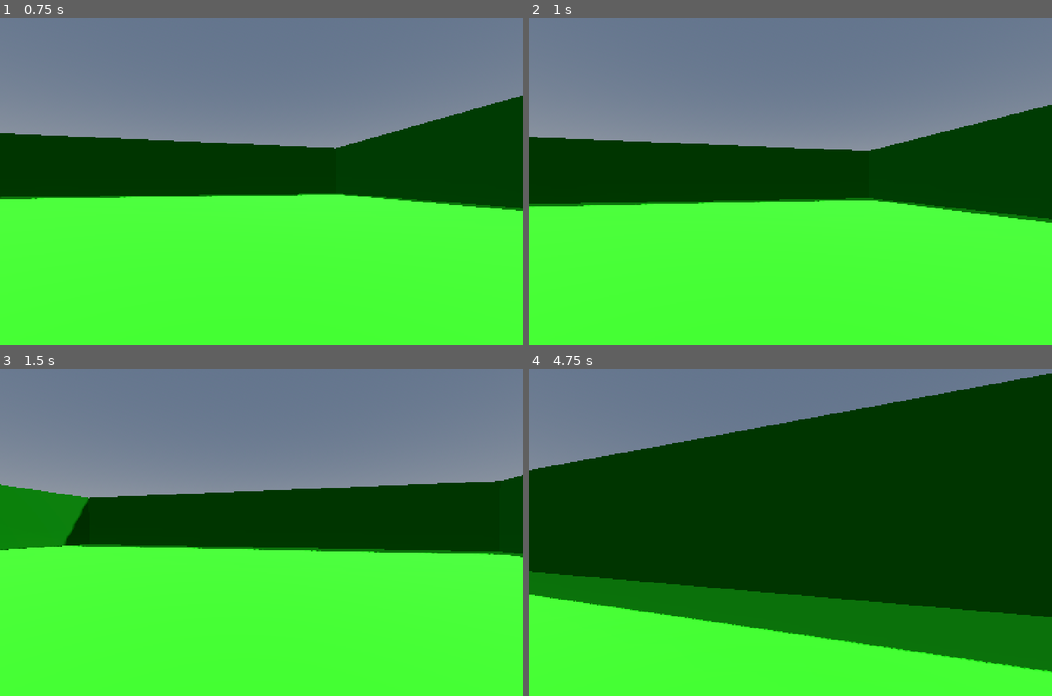
Above: before the commit, frames 1-4 (two rows, left to right).
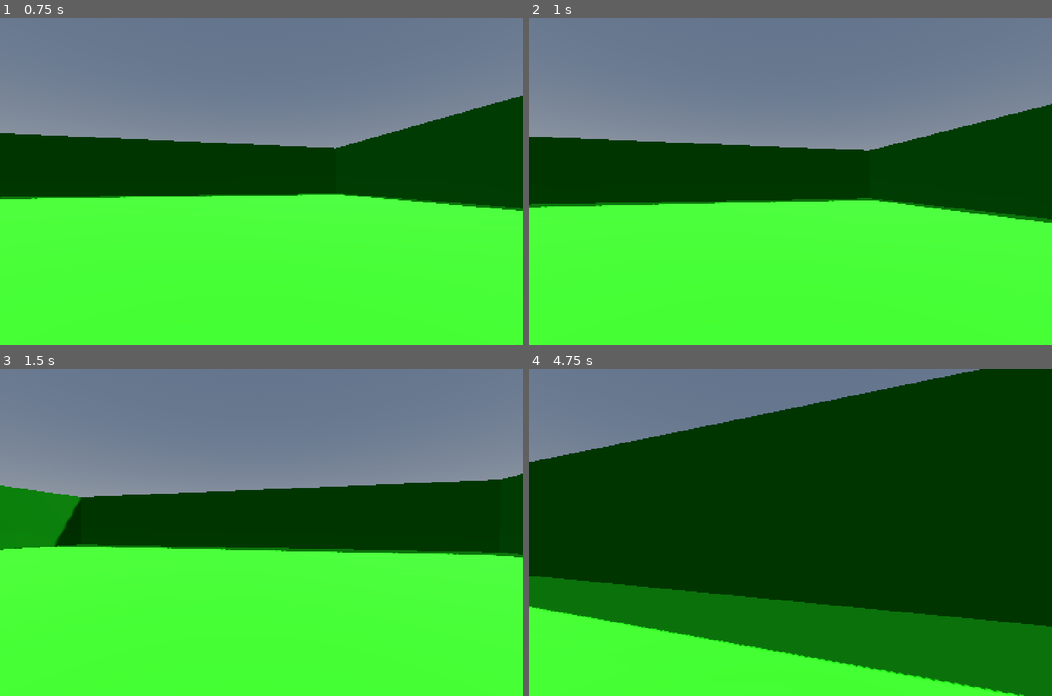
Above: after the commit, the same moments.

Repository: Rikki-Wallis/dark-arts
Game: Godot game, scene res://Scenes/world.tscn
Same seed, same stepped clock (60 frames per second), same inputs: the game is played once before the commit and once after it.
Inputs (mouse positions are in pixels of both pictures, inside the frame that each line leads up to):
- Up to frame 1 (0.75 s): move the mouse to (287, 181) at 0.52 s; hold W (Forward) from 0.53 s (still down); hold Shift (Sprint) from 0.53 s (still down)
- Up to frame 2 (1 s): keep holding W (Forward); keep holding Shift (Sprint); tap Space (Jump) at 0.77 s
- Up to frame 3 (1.5 s): keep holding W (Forward); move the mouse to (235, 532) at 1.27 s; release Shift (Sprint) at 1.28 s; tap Shift (Sprint) at 1.35 s
- Up to frame 4 (4.75 s): keep holding W (Forward); tap Space (Jump) at 1.52, 3.02, 3.77, 4.52 s; move the mouse to (800, 525) at 2.02 s; hold Shift (Sprint) 2.03-2.78 s; move the mouse to (785, 539) at 2.77 s; tap Shift (Sprint) at 2.85, 4.35 s; move the mouse to (827, 535) at 3.52 s; hold Shift (Sprint) 3.53-4.28 s; move the mouse to (748, 529) at 4.27 s

Frame 1 is identical in both runs. In frame 2, 0.3% of the frame differs, in the area x 0-100%, y 26-63%; in frame 3, 1.0%; in frame 4, 12%, in the area x 0-100%, y 0-100%.

Commit message:
0.1.3 - Add inertia to player

Diff:
--- a/stealth-roguelike/Scripts/player.gd
+++ b/stealth-roguelike/Scripts/player.gd
@@ -46,12 +46,18 @@
 	# As good practice, you should replace UI actions with custom gameplay actions.
 	var input_dir := Input.get_vector("Left", "Right", "Forward", "Backward")
 	var direction = (head.transform.basis * Vector3(input_dir.x, 0, input_dir.y)).normalized()
-	if direction:
-		velocity.x = direction.x * speed
-		velocity.z = direction.z * speed
+
+	# Only allow for user to effect x direction when on floor
+	if is_on_floor():
+		if direction:
+			velocity.x = direction.x * speed
+			velocity.z = direction.z * speed
+		else:
+			velocity.x = lerp(velocity.x, direction.x * speed, delta * 8.0)
+			velocity.z = lerp(velocity.z, direction.z * speed, delta * 8.0)
 	else:
-		velocity.x = 0.0
-		velocity.z = 0.
+		velocity.x = lerp(velocity.x, direction.x * speed, delta * 3.0)
+		velocity.z = lerp(velocity.z, direction.z * speed, delta * 3.0)
 
 	# head bob
 	t_bob += delta * velocity.length() * float(is_on_floor())
